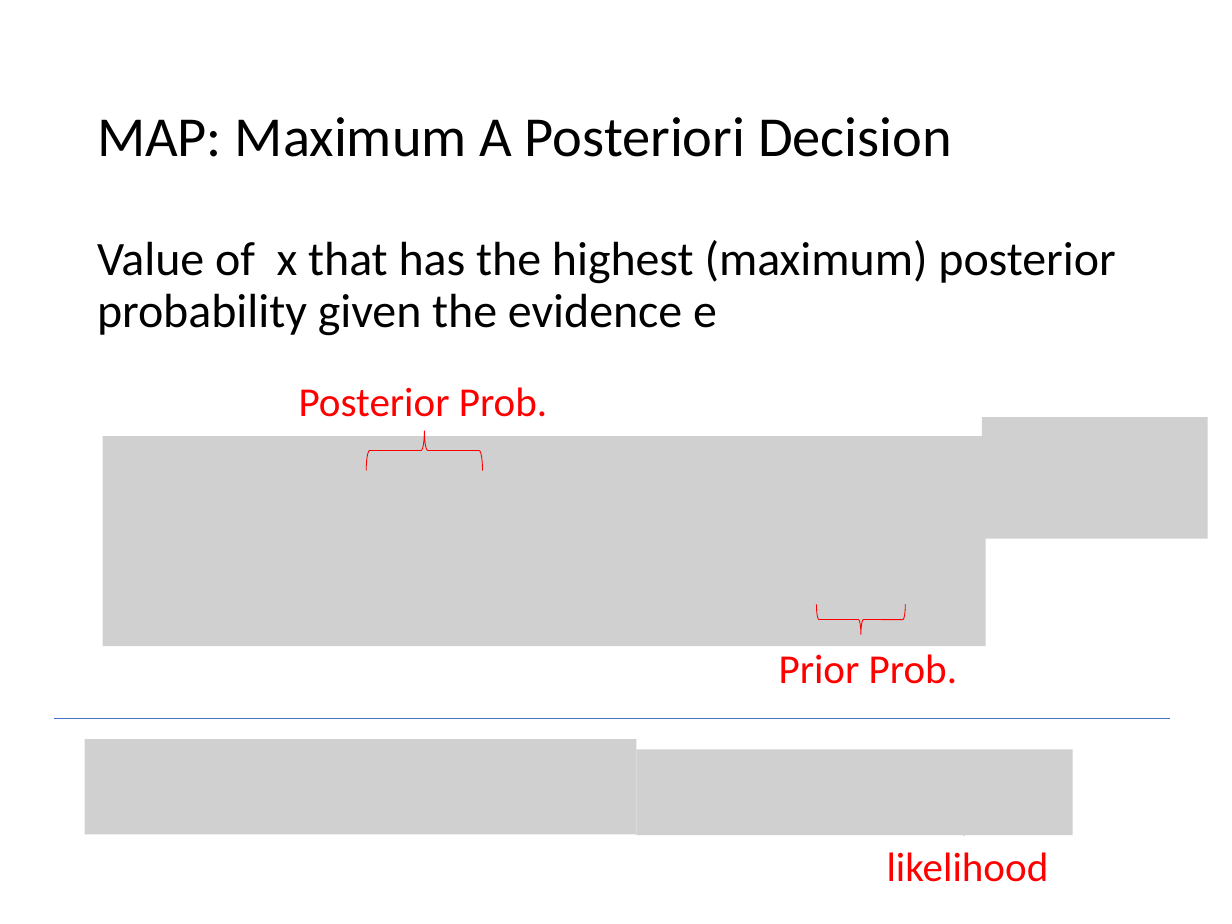
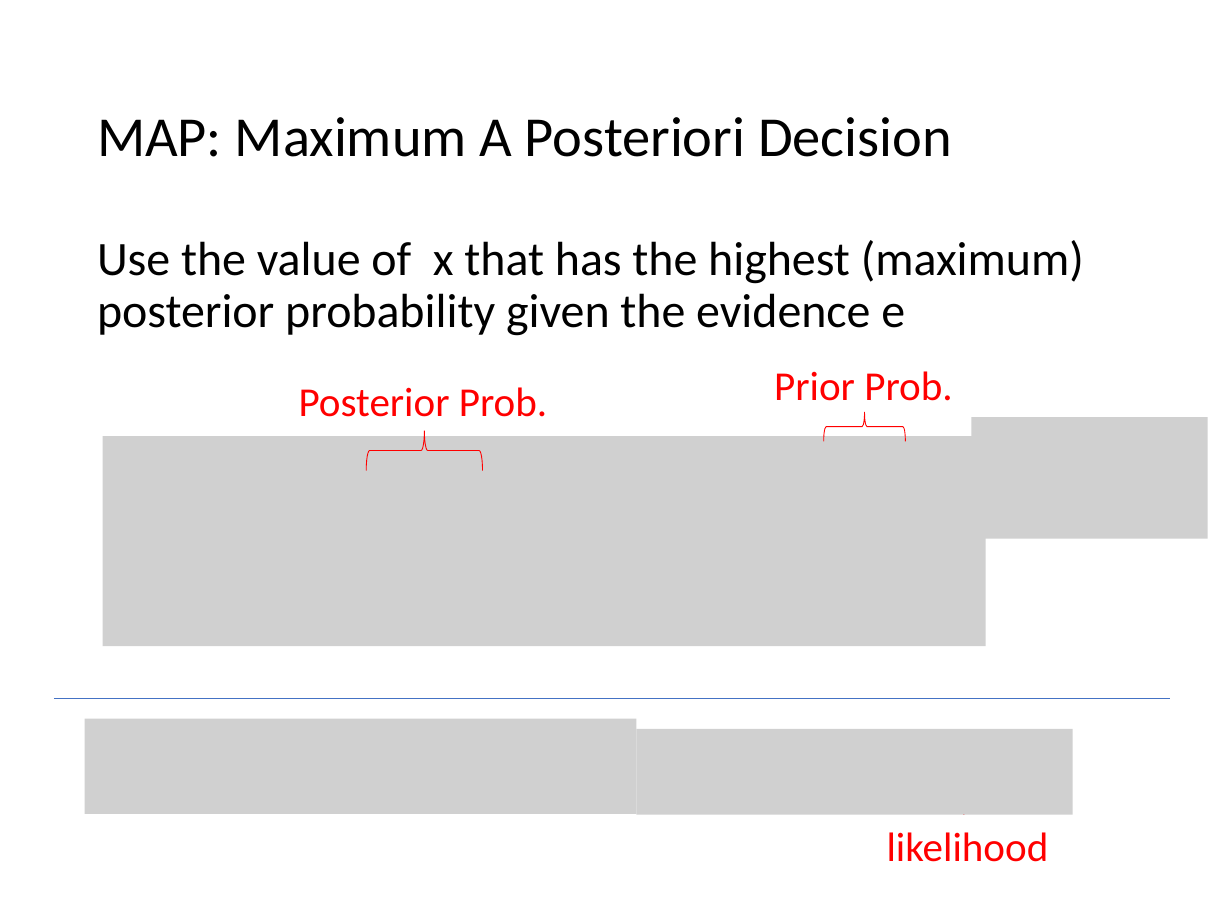
Before and after one commit to mhahsler/CS7320-AI, a slide deck: slide 31 of slides/12_uncertainty.pptx (slide 35 before the commit). Drawn at 1232x924 pixels with LibreOffice and Linux fonts; fonts in the diff are those of the drawing; grey boxes stand for pictures. Boxes give left, top, right and bottom in pixels: in the first picture for what was removed or moved away, otherwise in the second. Text is boxed around its words. In the diff, an @@ line names an element or a change of style, - is before the commit and + after.

```diff
--- a/slides/12_uncertainty.pptx
+++ b/slides/12_uncertainty.pptx
@@ text at box(97, 240, 1084, 336): text changed @@
-Value of x that has the highest (maximum) posterior probability given the evidence e
+Use the value of x that has the highest (maximum) posterior probability given the evidence e
@@ text "Prior Prob.": place and size @@
-text "Prior Prob." at box(779, 654, 957, 684)
+text "Prior Prob." at box(774, 371, 952, 401)
@@ right brace: place and size @@
-right brace at box(817, 604, 906, 635)
+right brace at box(824, 411, 906, 441)
@@ right brace at box(824, 411, 906, 441): mirrored @@
@@ picture: place and size @@
-picture at box(982, 418, 1207, 540)
+picture at box(972, 418, 1209, 540)
@@ 2 pictures, 1 text, 1 right brace, 1 line: place and size @@
-2 pictures, 1 text, 1 right brace, 1 line at box(54, 718, 1170, 882)
+2 pictures, 1 text, 1 right brace, 1 line at box(54, 699, 1170, 862)
```
Also in this commit, not shown: 16 other slides changed, 5 slides removed, 1 other file.
